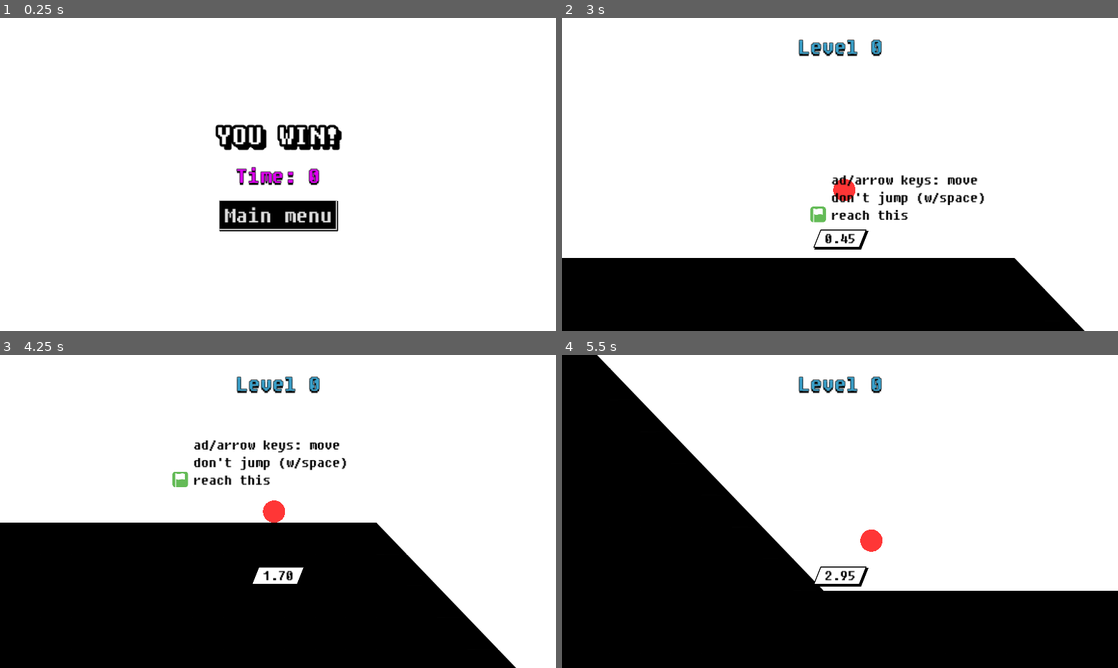
Above: before the commit, frames 1-4 (two rows, left to right).
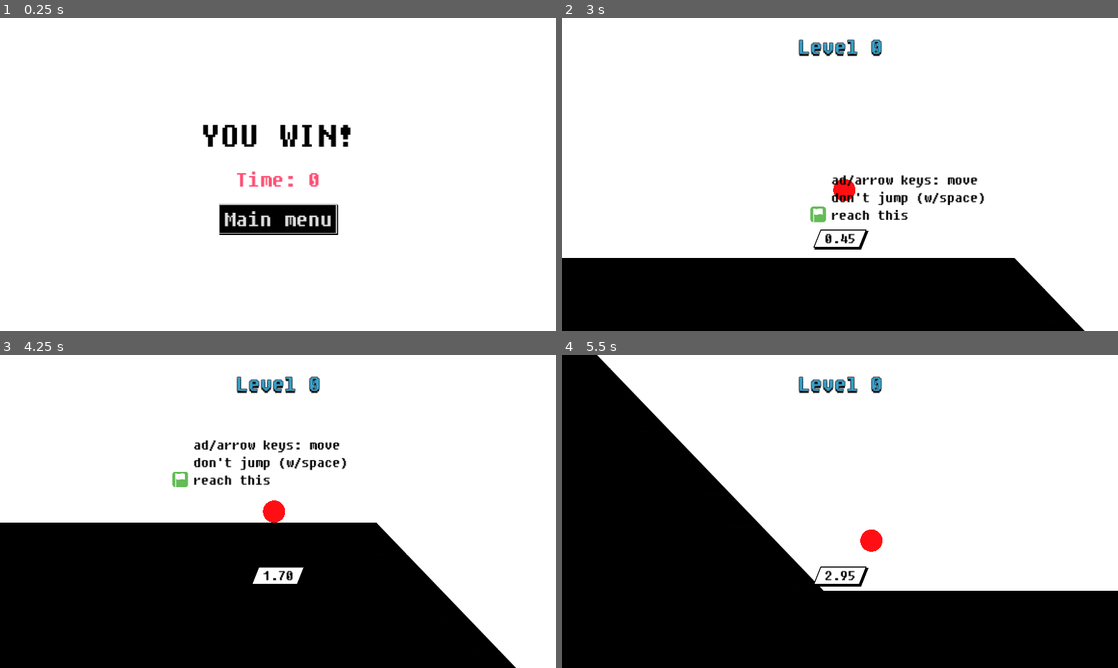
Above: after the commit, the same moments.

Repository: kagamiAL/CALHACKS_2024
Game: Godot game, scene res://scenes/UI/GameWin.tscn
Same seed, same stepped clock (60 frames per second), same inputs: the game is played once before the commit and once after it. This scene is started directly instead of the project's main scene.
Inputs:
- Up to frame 1 (0.25 s): no input
- Up to frame 2 (3 s): tap Enter (ui_accept) at 0.5, 0.6, 0.77, 1.07, 2.85 s; hold Right (ui_right) 0.53-1.25 s; click "Main menu" at 1.25 s; click "Play" at 2 s; hold Right (ui_right) from 2.78 s (still down)
- Up to frame 3 (4.25 s): tap Enter (ui_accept) at 3.02, 3.32, 3.6 s; release Right (ui_right) at 3.53 s; hold Left (ui_left) from 3.53 s (still down)
- Up to frame 4 (5.5 s): release Left (ui_left) at 4.28 s; hold Right (ui_right) from 4.28 s (still down); tap Enter (ui_accept) at 4.35, 4.52, 4.82, 5.1, 5.27 s

The runs differ from the first frame. In frame 1, 3.1% of the frame differs, in the area x 36-64%, y 34-70%; in frame 2, 0.2%; in frame 3, 0.2%; in frame 4, 0.2%.

Commit message:
Sound effects created

Diff:
--- /dev/null
+++ b/default_bus_layout.tres
@@ -0,0 +1,9 @@
+[gd_resource type="AudioBusLayout" format=3 uid="uid://dj181rgq6cfxq"]
+
+[resource]
+bus/1/name = &"SoundEffects"
+bus/1/solo = false
+bus/1/mute = false
+bus/1/bypass_fx = false
+bus/1/volume_db = 0.0
+bus/1/send = &"Master"
--- a/scenes/Player/Player.gd
+++ b/scenes/Player/Player.gd
@@ -22,17 +22,22 @@
 var reset_state = false
 var moveVector: Vector2
 
+#Used to handle contact audio request
+var contact_audio_request: bool = false
+
 func _process(delta):
 	$%Time.text = "%.2f" % ((Time.get_ticks_msec() - initial_time) / 1000.)
 
 func _physics_process(delta):
 	# Add the gravity.
 	if not is_on_floor():
+		contact_audio_request = true
 		linear_velocity.y += gravity * delta
 
 	# Handle jump.
 	if Input.is_action_just_pressed("ui_accept") and is_on_floor():
 		$AnimationPlayer.play("jump")
+		$JumpAudio.play()
 		linear_velocity.y = JUMP_VELOCITY
 		linear_velocity.x *= 0
 
@@ -62,10 +67,14 @@
 func handle_tile_collision(tilemap_layer):
 	match tilemap_layer:
 		0:
+			if contact_audio_request:
+				contact_audio_request = false
+				$ContactAudio.play()
 			return
 
 		1: # Trampoline
 			linear_velocity.y = -trampoline_bounce_amt
+			$JumpAudio.play()
 
 		2: # Spike
 			kill()
@@ -83,6 +92,8 @@
 	# Hide sprite
 	$Sprite.hide()
 	$%Time.hide()
+	# Play death sound
+	$DeathAudio.play()
 	# All our food keeps BLOWING UP
 	$GPUParticles2D.emitting = true
 	# finally
--- a/scenes/Player/Player.tscn
+++ b/scenes/Player/Player.tscn
@@ -1,8 +1,11 @@
-[gd_scene load_steps=17 format=3 uid="uid://cv1b38h0riay4"]
+[gd_scene load_steps=20 format=3 uid="uid://cv1b38h0riay4"]
 
 [ext_resource type="Script" path="res://scenes/Player/Player.gd" id="1_3ef65"]
 [ext_resource type="Shader" path="res://scenes/Player/LensDistortion.gdshader" id="2_qwpdh"]
 [ext_resource type="Script" path="res://scenes/Player/Camera2D.gd" id="3_q7ypj"]
+[ext_resource type="AudioStream" uid="uid://bemh1dfxd1b7l" path="res://res/audio/jump1.ogg" id="5_va2dx"]
+[ext_resource type="AudioStream" uid="uid://ch8k26eu6c4h1" path="res://res/audio/contact1.ogg" id="6_rpob6"]
+[ext_resource type="AudioStream" uid="uid://c5dxdavfddbrp" path="res://res/audio/death1.ogg" id="7_khthc"]
 [ext_resource type="Script" path="res://scenes/Player/Sprite.gd" id="18_wu17r"]
 
 [sub_resource type="ShaderMaterial" id="ShaderMaterial_ju427"]
@@ -107,11 +110,9 @@
 gravity = Vector3(0, 98, 0)
 scale_min = 0.0
 alpha_curve = SubResource("CurveTexture_u6aw7")
-hue_variation_max = 0.03
 collision_mode = 1
 collision_friction = 0.0
-collision_bounce = 0.05
-collision_use_scale = true
+collision_bounce = 0.0
 
 [sub_resource type="Gradient" id="Gradient_3rast"]
 colors = PackedColorArray(0.803922, 0.0352941, 0.160784, 1, 0.840444, 0, 0.104624, 1)
@@ -183,7 +184,7 @@
 [node name="Sprite" type="Node2D" parent="."]
 script = ExtResource("18_wu17r")
 radius = 23.0
-color = Color(1, 0.211765, 0.211765, 1)
+color = Color(1, 0.06, 0.0756664, 1)
 max_shake = 0.2
 
 [node name="AnimationPlayer" type="AnimationPlayer" parent="."]
@@ -197,14 +198,24 @@
 process_material = SubResource("ParticleProcessMaterial_gp1r7")
 texture = SubResource("GradientTexture2D_aq7ht")
 one_shot = true
-explosiveness = 0.4
-collision_base_size = 2.0
-trail_enabled = true
-trail_lifetime = 0.1
 
 [node name="RayCast2D" type="RayCast2D" parent="."]
 top_level = true
 target_position = Vector2(0, 35)
 
+[node name="JumpAudio" type="AudioStreamPlayer2D" parent="."]
+stream = ExtResource("5_va2dx")
+bus = &"SoundEffects"
+
+[node name="ContactAudio" type="AudioStreamPlayer2D" parent="."]
+stream = ExtResource("6_rpob6")
+volume_db = 1.0
+bus = &"SoundEffects"
+
+[node name="DeathAudio" type="AudioStreamPlayer2D" parent="."]
+stream = ExtResource("7_khthc")
+volume_db = 1.0
+bus = &"SoundEffects"
+
 [connection signal="body_shape_entered" from="Area2D" to="." method="_on_area_2d_body_shape_entered"]
 [connection signal="body_shape_exited" from="Area2D" to="." method="_on_area_2d_body_shape_exited"]
--- a/scenes/UI/GameWin.tscn
+++ b/scenes/UI/GameWin.tscn
@@ -2,8 +2,9 @@
 
 [ext_resource type="Script" path="res://scenes/UI/GameWin.gd" id="1_lhbmn"]
 
-[sub_resource type="SystemFont" id="SystemFont_mtbtw"]
-font_names = PackedStringArray("Century Gothic")
+[sub_resource type="ParticleProcessMaterial" id="ParticleProcessMaterial_4h11n"]
+particle_flag_disable_z = true
+gravity = Vector3(0, 98, 0)
 
 [node name="GameWin" type="Control"]
 layout_mode = 3
@@ -33,29 +34,15 @@
 
 [node name="Label" type="Label" parent="CanvasLayer/VBoxContainer"]
 layout_mode = 2
-theme_override_colors/font_color = Color(1, 1, 1, 1)
-theme_override_colors/font_shadow_color = Color(0, 0, 0, 1)
-theme_override_colors/font_outline_color = Color(0, 0, 0, 1)
-theme_override_constants/shadow_offset_x = 8
-theme_override_constants/shadow_offset_y = 8
-theme_override_constants/outline_size = 20
-theme_override_constants/shadow_outline_size = 15
-theme_override_fonts/font = SubResource("SystemFont_mtbtw")
-theme_override_font_sizes/font_size = 64
+theme_override_colors/font_color = Color(0, 0, 0, 1)
+theme_override_font_sizes/font_size = 80
 text = "YOU WIN!"
-horizontal_alignment = 1
-vertical_alignment = 1
 
 [node name="Time" type="Label" parent="CanvasLayer/VBoxContainer"]
 layout_mode = 2
-theme_override_colors/font_color = Color(0.87451, 0, 0.945098, 1)
-theme_override_colors/font_shadow_color = Color(0, 0, 0, 1)
-theme_override_colors/font_outline_color = Color(0, 0, 0, 1)
-theme_override_constants/shadow_offset_x = 0
-theme_override_constants/shadow_offset_y = 4
-theme_override_constants/outline_size = 4
+theme_override_colors/font_color = Color(1, 0.305882, 0.45098, 1)
 theme_override_font_sizes/font_size = 50
-text = "Time: 1:00"
+text = "Time:"
 horizontal_alignment = 1
 vertical_alignment = 1
 
@@ -66,3 +53,6 @@
 theme_override_font_sizes/font_size = 50
 text = "Main menu"
 icon_alignment = 1
+
+[node name="GPUParticles2D" type="GPUParticles2D" parent="CanvasLayer"]
+process_material = SubResource("ParticleProcessMaterial_4h11n")
Not shown, added: res/audio/contact1.ogg.import
Not shown, added: res/audio/death1.ogg.import
Not shown, added: res/audio/jump1.ogg.import
Not shown, added: res/audio/contact1.ogg
Not shown, added: res/audio/death1.ogg
Not shown, added: res/audio/jump1.ogg
